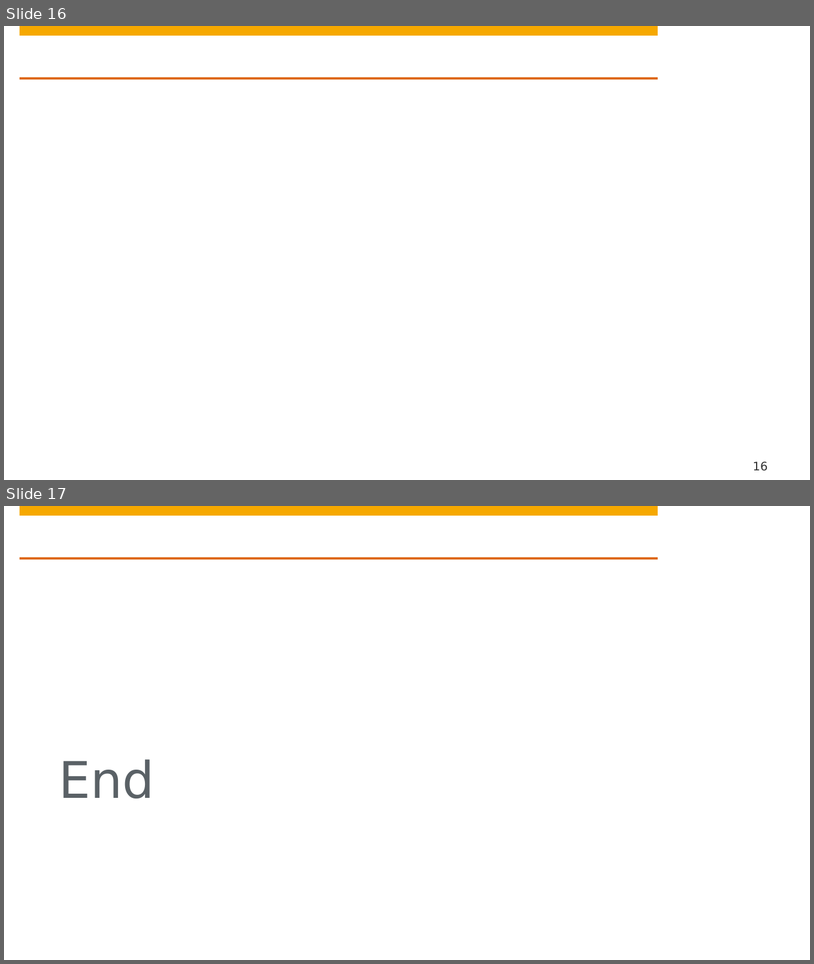
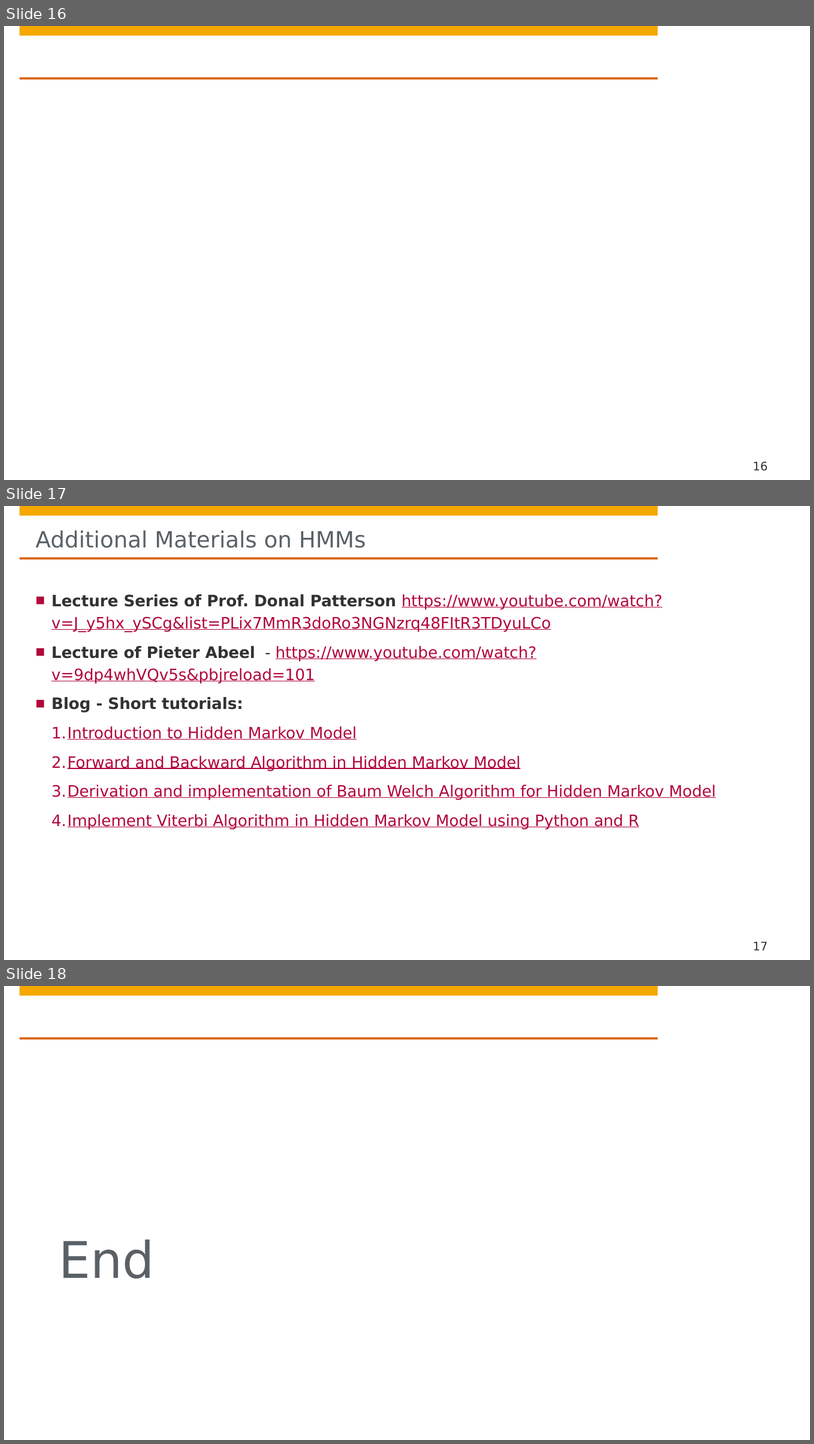
Before and after one commit to hpi-sam/ProbabilisticModels_WiSe22_23, a slide deck: ProjectDescriptions/P2 - Hidden Markov Model.pptx. Shown one above the other, each under a label of ours: slides 16 and 17 before the commit, slides 16, 17 and 18 after it. The pictures are 814x964 and 814x1444 pixels, drawn with LibreOffice and Linux fonts; fonts in the diff are those of the drawing; grey boxes stand for pictures; background and template pictures are left out. Boxes give left, top, right and bottom in pixels: in the first picture for what was removed or moved away, otherwise in the second. Text is boxed around its words. In the diff, an @@ line names an element or a change of style, - is before the commit and + after.

```diff
--- a/ProjectDescriptions/P2 - Hidden Markov Model.pptx
+++ b/ProjectDescriptions/P2 - Hidden Markov Model.pptx
@@ slide 17 added at bbox=[4, 506, 810, 960], background #FFFFFF; not listed: 4 template elements that a slide beside it also shows @@
@@ title added at bbox=[36, 530, 366, 548], 26.7 pt, text #5A6166 @@
+Additional Materials on HMMs
@@ text added at bbox=[51, 594, 716, 829], 18.7 pt, text #B1063A, underline @@
+■ Lecture Series of Prof. Donal Patterson https://www.youtube.com/watch?v=J_y5hx_ySCg&list=PLix7MmR3doRo3NGNzrq48FItR3TDyuLCo
+■ Lecture of Pieter Abeel - https://www.youtube.com/watch?v=9dp4whVQv5s&pbjreload=101
+■ Blog - Short tutorials:
+  1. Introduction to Hidden Markov Model
+  2. Forward and Backward Algorithm in Hidden Markov Model
+  3. Derivation and implementation of Baum Welch Algorithm for Hidden Markov Model
+  4. Implement Viterbi Algorithm in Hidden Markov Model using Python and R
@@ page number added at bbox=[753, 941, 768, 950], 14 pt, text #323232 @@
+17
@@ what was slide 17 is now slide 18 @@
```
